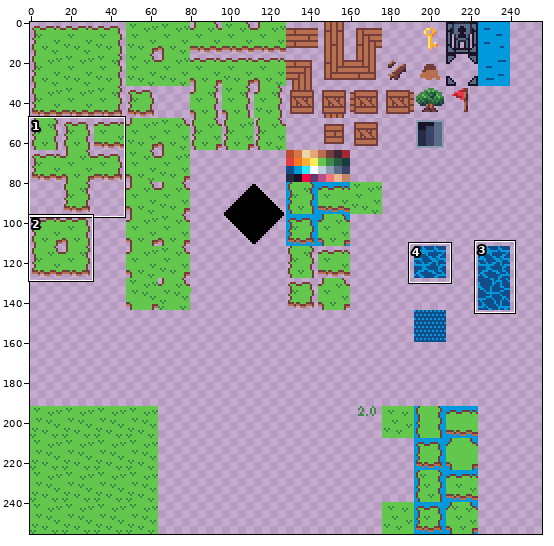
Sprite sheet -- Assets/Sprites/Tilesets/tileset.png. Above, an overview of the earlier version with the close-up marked.
Close-up. The starting point:
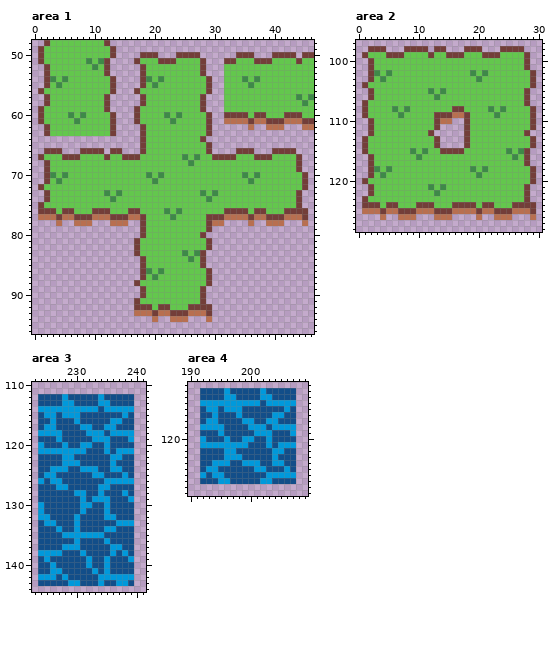
The file is 256x256 pixels. Shown: area 1: x 0..46, y 48..96; area 2: x 0..30, y 97..128; area 3: x 223..241, y 110..144; area 4: x 190..209, y 111..129. The commit also changed other parts of the picture, which this record leaves out.
The result:
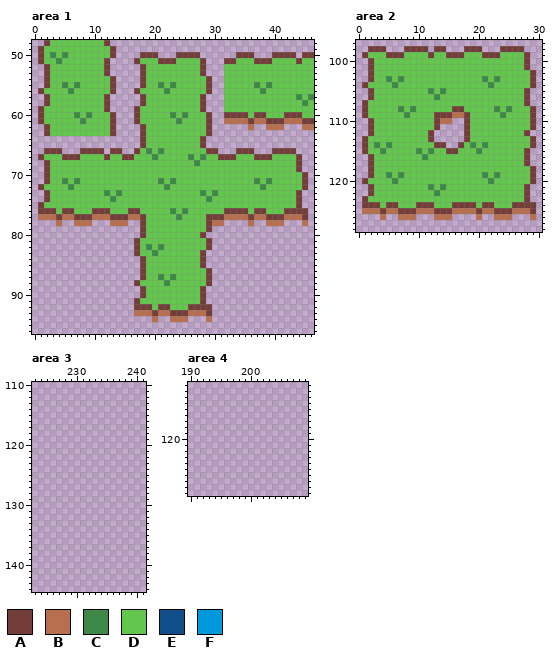
Palette (. is transparent): A #733e39  B #b86f50  C #3e8948  D #63c74d  E #124e89  F #0099db
Edits made:
Changed rows in their new state; - is an unchanged pixel.
Area 1:
first column x 3:
50 C-C----------------------------------
51 -C----D-D----------------------------
52 -------D-----------------------------
54 D-D-------------D-D-------------D-D--
55 -DC-C------------DC-C------------DC-C
56 ---C---------------C---------------C-
first column x 6:
60 DCDC------------DCDC
61 -DC--------------DC-
first column x 3:
65 -------------------------A.----------
66 --------------ADC-C--------A---------
67 --------------D--C----DCDC-D---------
68 -----------------------DC------------
70 D-D-------------D-D-------------D-D--
71 -DC-C------------DC-C------------DC-C
72 ---C---------------C---------------C-
first column x 22:
76 DCDC
77 -DC-
first column x 19:
82 C-C------
83 -C----D-D
84 -------D-
86 D-D------
87 -DC-C----
88 ---C-----
Area 2:
first column x 3:
102 D-D-------------D-D--
103 -DC-C------------DC-C
104 ---C---------------C-
first column x 6:
108 DCDC------------DCDC
109 -DC--------------DC-
first column x 3:
113 ---------A.--------------
114 C-C--------A--ADC-C------
115 -C----DCDC-D--D--C----D-D
116 -------DC--------------D-
118 D-D-------------D-D------
119 -DC-C------------DC-C----
120 ---C---------------C-----
Area 3:
first column x 224:
112 ................
113 ................
114 ................
115 ................
116 ................
117 ................
118 ................
119 ................
120 ................
121 ................
122 ................
123 ................
124 ................
125 ................
126 ................
127 ................
128 ................
129 ................
130 ................
131 ................
132 ................
133 ................
134 ................
135 ................
136 ................
137 ................
138 ................
139 ................
140 ................
141 ................
142 ................
143 ................
Area 4:
first column x 192:
112 ................
113 ................
114 ................
115 ................
116 ................
117 ................
118 ................
119 ................
120 ................
121 ................
122 ................
123 ................
124 ................
125 ................
126 ................
127 ................
